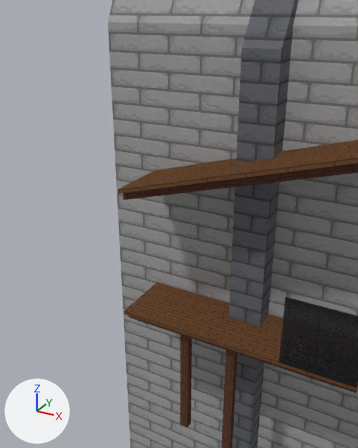
What one commit did to the Blender file Assets/World/C7L1/raw/C7L1_Props.blend.
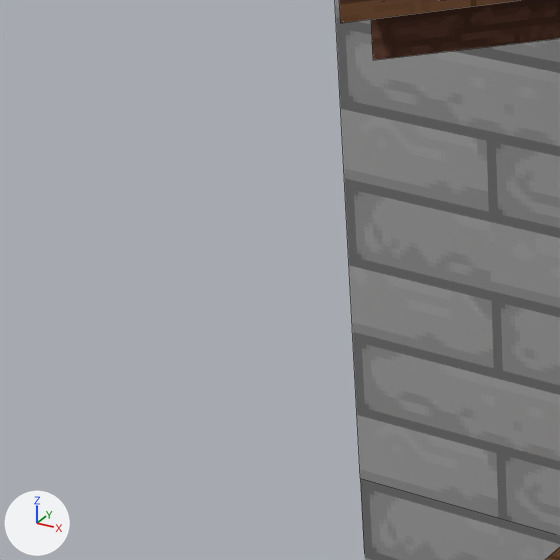
Each version is shown from a camera (50 mm lens) standing at (21.61, -27.8, 17.36) and looking at (4.48, 3.35, 1.78), then close up on the part from 17% to 43% of the width and 42% to 64% of the height. Every picture has the same lights, and +X, +Y and +Z are marked at lower left. The close-ups show mesh edges as thin lines.

The first close-up shows 'Scaffolding_Ramp', 'Scaffolding_RampBeam_Right', 'Wall_Bottom'.
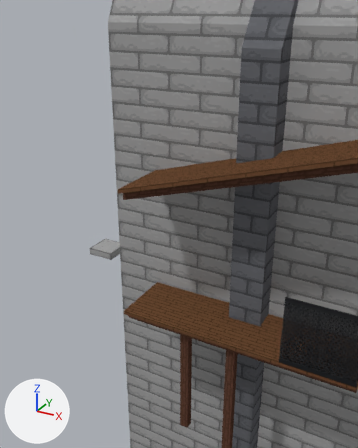
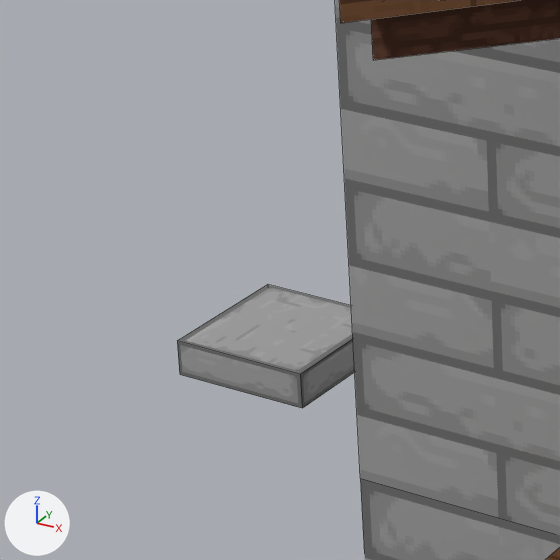
Edits to the bpy script that builds the scene:
```text
Add img_tx_wall_200_png_001:
    img_tx_wall_200_png_001 = load_image('tx_wall_200.png.001', '../../Level1/Materials/Textures/tx_wall_200.png', 64, 64, 'sRGB')
Add img_tx_brickfloor_200_png:
    img_tx_brickfloor_200_png = load_image('tx_brickfloor_200.png', '../../Level2/Materials/Textures/tx_brickfloor_200.png', 64, 64, 'sRGB')
Add mat_uv_wall_1_001:
    mat_uv_wall_1_001 = principled_material('uv_Wall_1.001')
    mat_uv_wall_1_001.texture = img_tx_wall_200_png_001
    mat_uv_wall_1_001.specular_ior_level = 0.0
Add mat_uv_floor_1:
    mat_uv_floor_1 = principled_material('uv_Floor_1')
    mat_uv_floor_1.texture = img_tx_brickfloor_200_png
    mat_uv_floor_1.specular_ior_level = 0.0
Add me_cube_014:
    me_cube_014.from_pydata(...)  # 8 vertices, 6 faces; spans x -1.0..1.0, y -1.0..1.0, z -0.25..0.25
    # faces by material slot: [4, 2]
    me_cube_014.materials.append(mat_uv_wall_1_001)  # picture img_tx_wall_200_png_001
    me_cube_014.materials.append(mat_uv_floor_1)  # picture img_tx_brickfloor_200_png
Add ob_wall_block:
    ob_wall_block = bpy.data.objects.new('Wall_Block', me_cube_014)
    ob_wall_block.location = (0.0, 0.0, 0.0)
    ob_wall_block.rotation_euler = (0.0, 0.0, 1.571)  # degrees (0, 0, 90)
```

Pixel boxes (x1, y1, x2, y2) of what changed, in the close-ups (560 x 560 px):
'Wall_Block', added: after (177, 284, 355, 408)
    faces in mat_uv_floor_1 (picture img_tx_brickfloor_200_png): (178, 284, 353, 374)
    faces in mat_uv_wall_1_001 (picture img_tx_wall_200_png_001): (177, 339, 355, 408)
